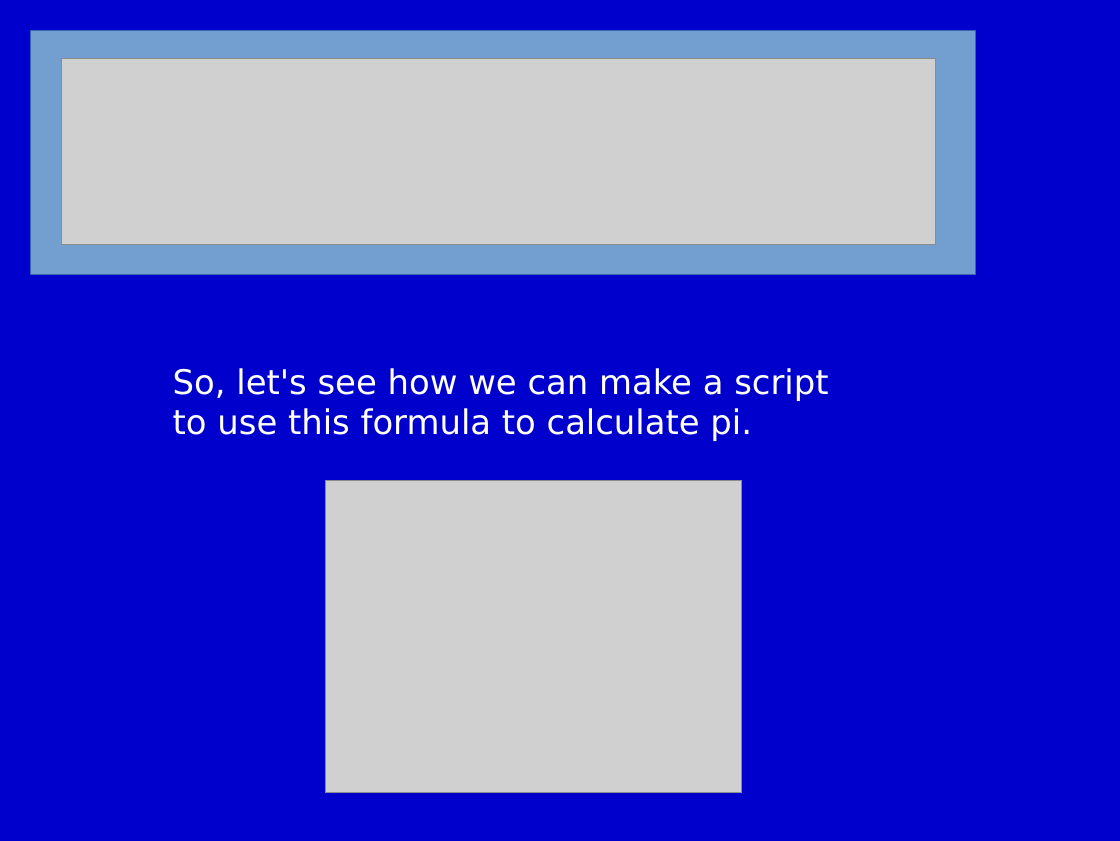
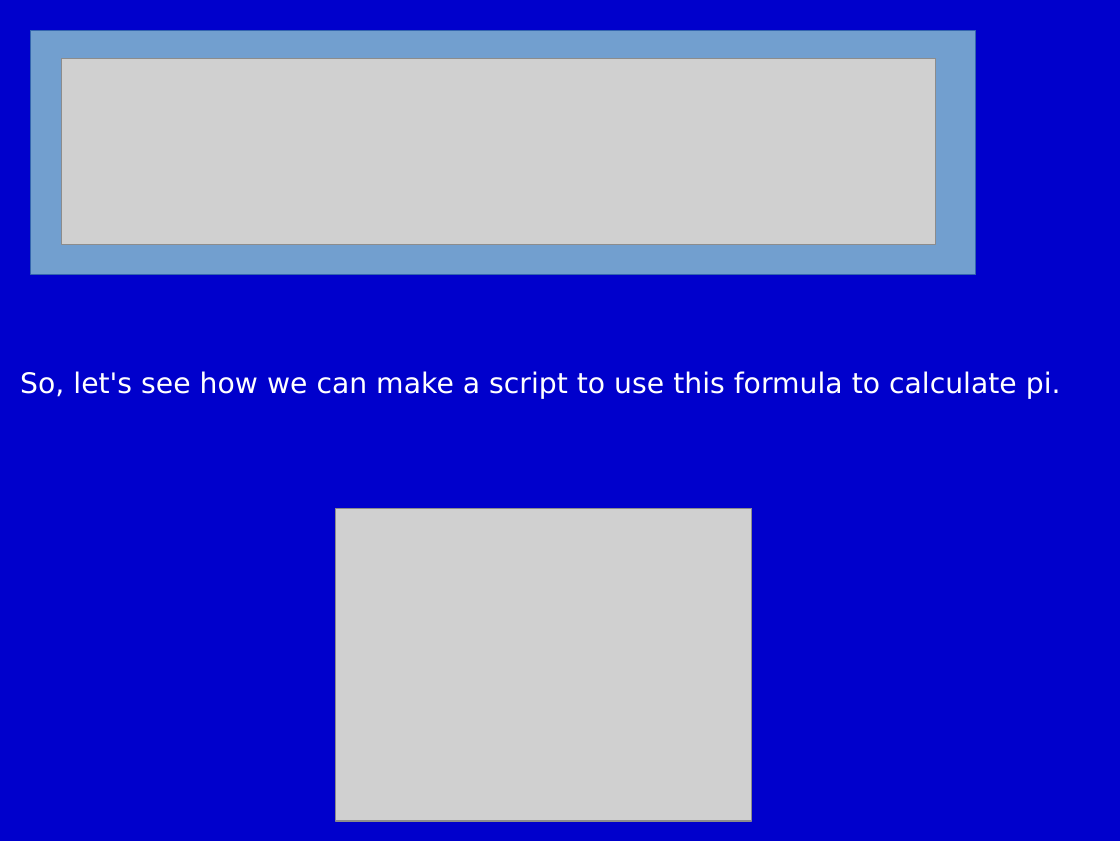
Before and after one commit to m-tranter/cathedral, a slide deck: slide 3 of scratch/scratch9.ppt. Drawn at 1120x841 pixels with LibreOffice and Linux fonts; fonts in the diff are those of the drawing; grey boxes stand for pictures. Boxes give left, top, right and bottom in pixels: in the first picture for what was removed or moved away, otherwise in the second. Text is boxed around its words. In the diff, an @@ line names an element or a change of style, - is before the commit and + after.

```diff
--- a/scratch/scratch9.ppt
+++ b/scratch/scratch9.ppt
@@ text "So, let's see how we ...": place and size @@
-text "So, let's see how we ..." at bbox=[173, 368, 828, 441]
+text "So, let's see how we ..." at bbox=[20, 371, 1061, 399]
@@ text "So, let's see how we ..." at bbox=[20, 371, 1061, 399]: size 24 to 20 pt @@
@@ picture: place and size @@
-picture at bbox=[325, 480, 742, 792]
+picture at bbox=[335, 508, 752, 820]
```
Also in this commit, not shown: 4 other slides changed, 3 other files.
